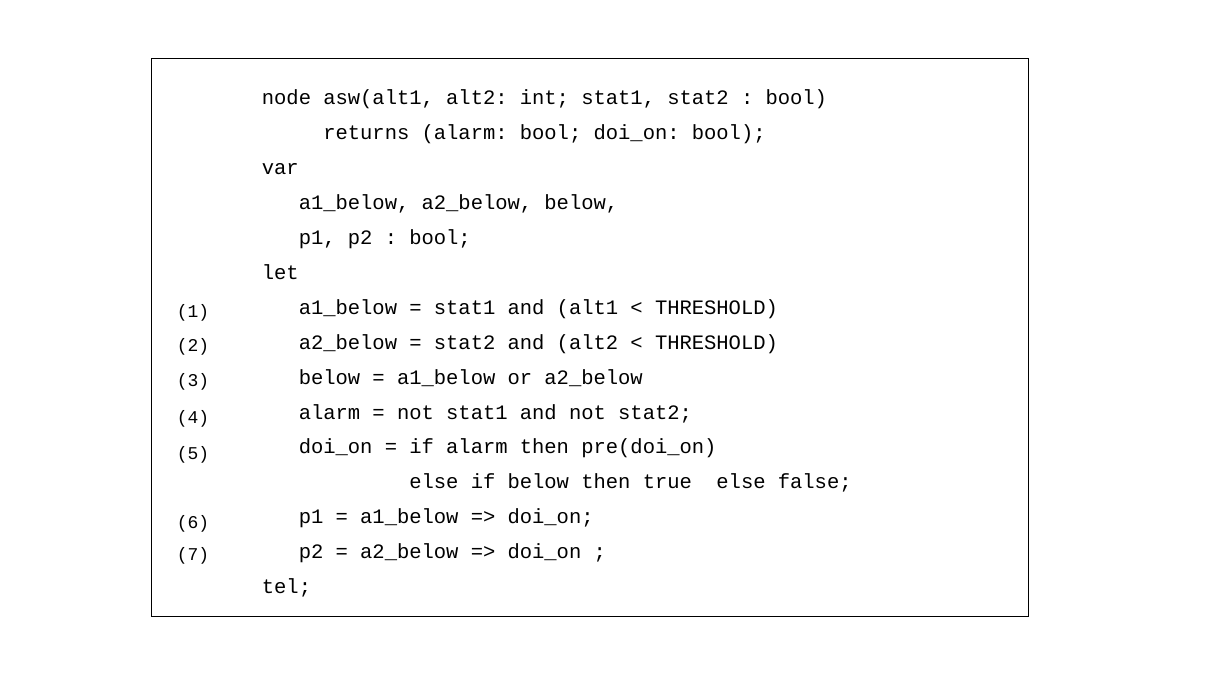
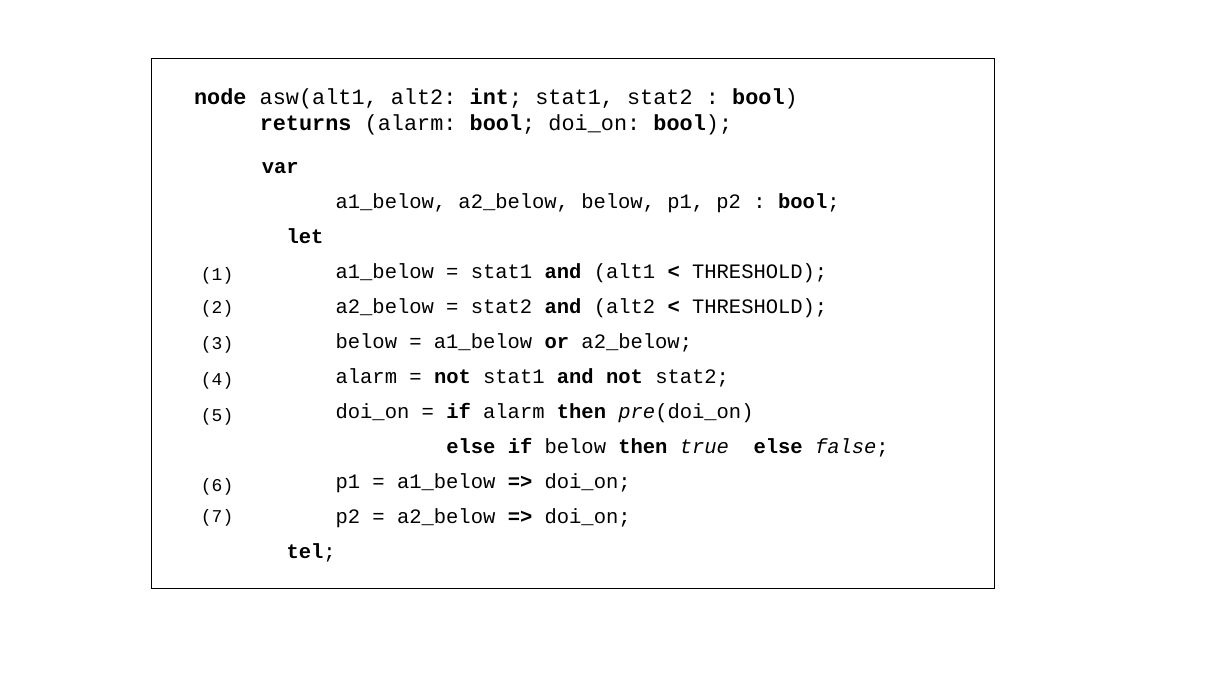
Before and after one commit to elaghs/Working, a slide deck: slide 3 of all_ivcs/all_ivcs_TEX/figs/figs.pptx. Drawn at 1232x693 pixels with LibreOffice and Linux fonts; fonts in the diff are those of the drawing. Boxes give left, top, right and bottom in pixels: in the first picture for what was removed or moved away, otherwise in the second. Text is boxed around its words. In the diff, an @@ line names an element or a change of style, - is before the commit and + after.

```diff
--- a/all_ivcs/all_ivcs_TEX/figs/figs.pptx
+++ b/all_ivcs/all_ivcs_TEX/figs/figs.pptx
@@ rectangle: place and size @@
-rectangle at bbox=[152, 58, 1030, 616]
+rectangle at bbox=[152, 58, 995, 589]
@@ text added at bbox=[194, 88, 798, 135], 17 pt, text #000000 @@
+node asw(alt1, alt2: int; stat1, stat2 : bool)
+returns (alarm: bool; doi_on: bool);
@@ text at bbox=[262, 89, 827, 144]: paragraphs removed @@
-node asw(alt1, alt2: int; stat1, stat2 : bool)
-returns (alarm: bool; doi_on: bool);
@@ text "var": place and size @@
-text "var" at bbox=[262, 89, 827, 597]
+text "var" at bbox=[262, 162, 839, 562]
@@ text at bbox=[262, 162, 753, 562]: bold on in "var", "let", "not and not", "if then" and 3 more places; italic on in "pre(doi_on)", "true false;" @@
@@ text at bbox=[336, 193, 839, 213]: text changed @@
-a1_below, a2_below, below,
-p1, p2 : bool;
+a1_below, a2_below, below, p1, p2 : bool;
@@ text at bbox=[336, 263, 827, 352]: text changed @@
-a1_below = stat1 and (alt1 < THRESHOLD)
-a2_below = stat2 and (alt2 < THRESHOLD)
-below = a1_below or a2_below
+a1_below = stat1 and (alt1 < THRESHOLD);
+a2_below = stat2 and (alt2 < THRESHOLD);
+below = a1_below or a2_below;
@@ 4 texts: place and size @@
-4 texts at bbox=[177, 374, 209, 532]
+4 texts at bbox=[201, 337, 233, 495]
@@ 3 texts: place and size @@
-3 texts at bbox=[177, 305, 209, 564]
+3 texts at bbox=[201, 267, 233, 526]
@@ text at bbox=[336, 508, 631, 528]: spaces changed @@
-p2 = a2_below => doi_on ;
+p2 = a2_below => doi_on;
```
Also in this commit, not shown: 1 other file.
